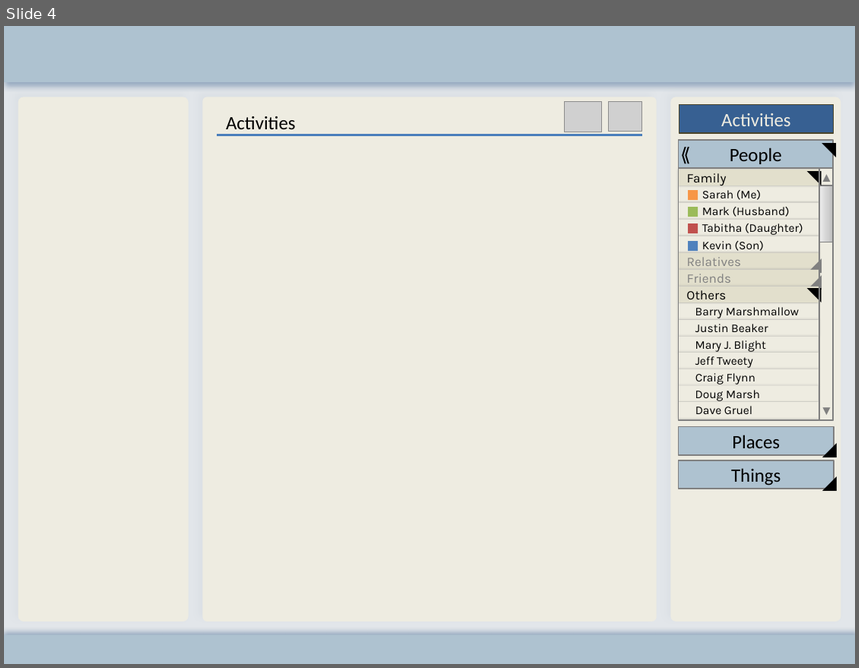
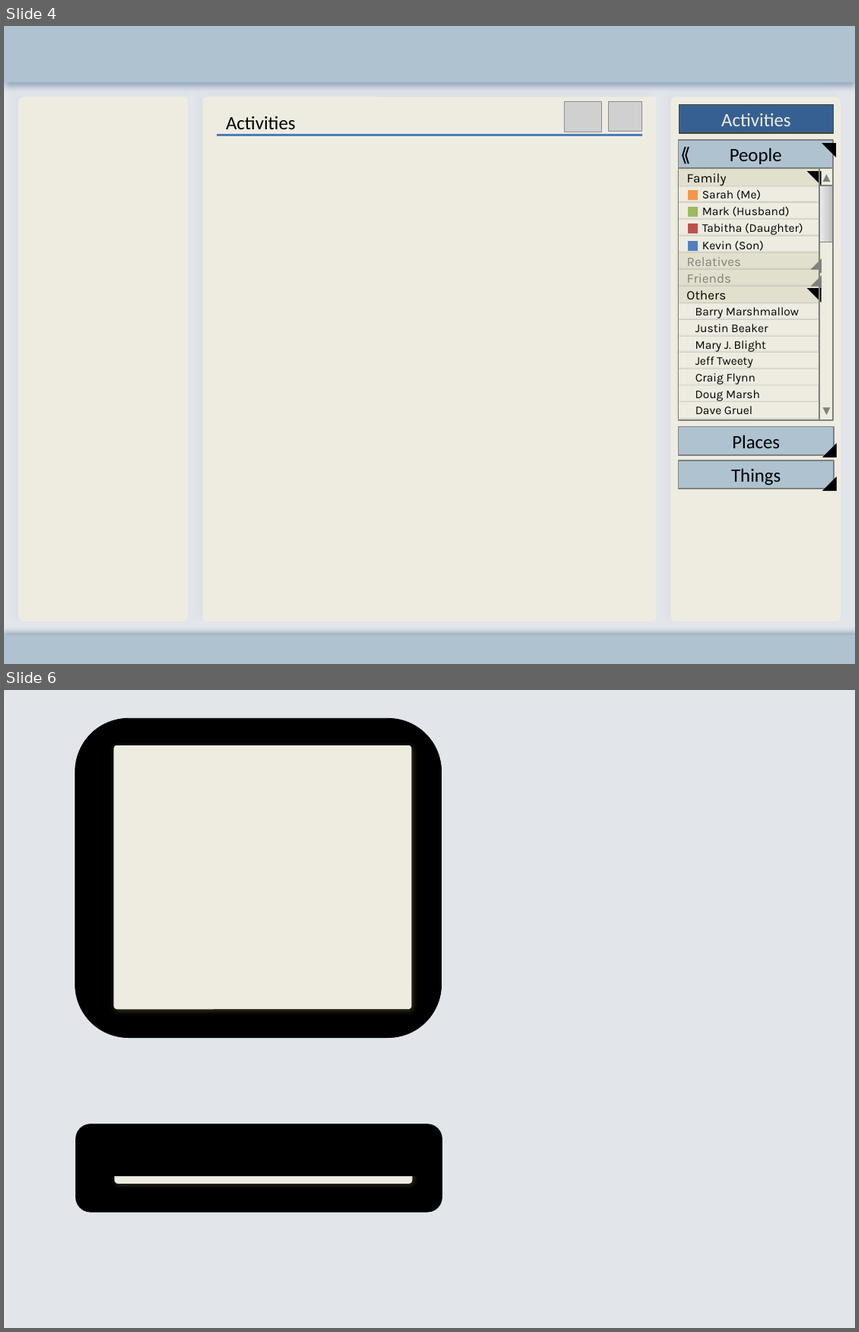
Before and after one commit to ogazitt/zaplify, a slide deck: documents/design/webportal/Web Portal Design Graphics.pptx. Shown one above the other, each under a label of ours: slide 4 before the commit, slides 4 and 6 after it; the slides between them are not shown. The pictures are 859x668 and 859x1332 pixels, drawn with LibreOffice and Linux fonts; fonts in the diff are those of the drawing; grey boxes stand for pictures. Boxes give left, top, right and bottom in pixels: in the first picture for what was removed or moved away, otherwise in the second. Text is boxed around its words. In the diff, an @@ line names an element or a change of style, - is before the commit and + after.

```diff
--- a/documents/design/webportal/Web Portal Design Graphics.pptx
+++ b/documents/design/webportal/Web Portal Design Graphics.pptx
@@ slide 6 added at [4,690,855,1328], background #E2E6EA @@
@@ rounded rectangle added at [75,718,442,1037], fill #000000, outline #000000 0.5 pt @@
@@ rounded rectangle added at [113,745,411,1009], fill #EEECE1 @@
@@ rounded rectangle added at [75,1124,442,1212], fill #000000, outline #000000 0.5 pt @@
@@ rectangle added at [90,1132,424,1177], fill #000000 @@
@@ rounded rectangle added at [115,1138,413,1184], fill #EEECE1 @@
```
Also in this commit, not shown: 2 slides changed, 21 other files.
